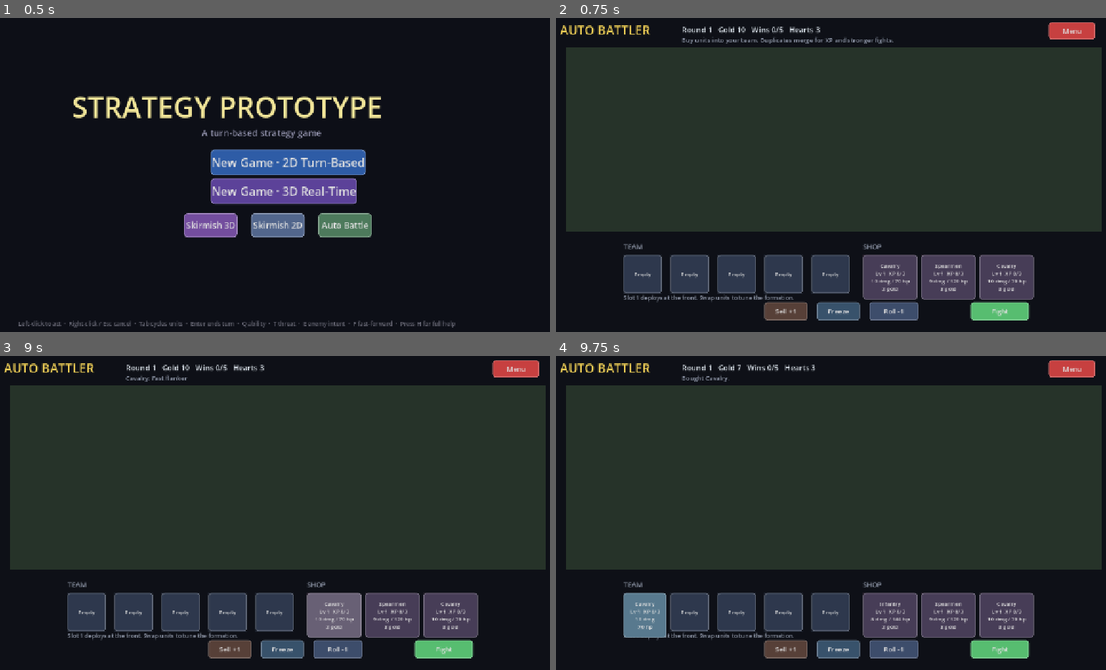
Above: before the commit, frames 1-4 (two rows, left to right).
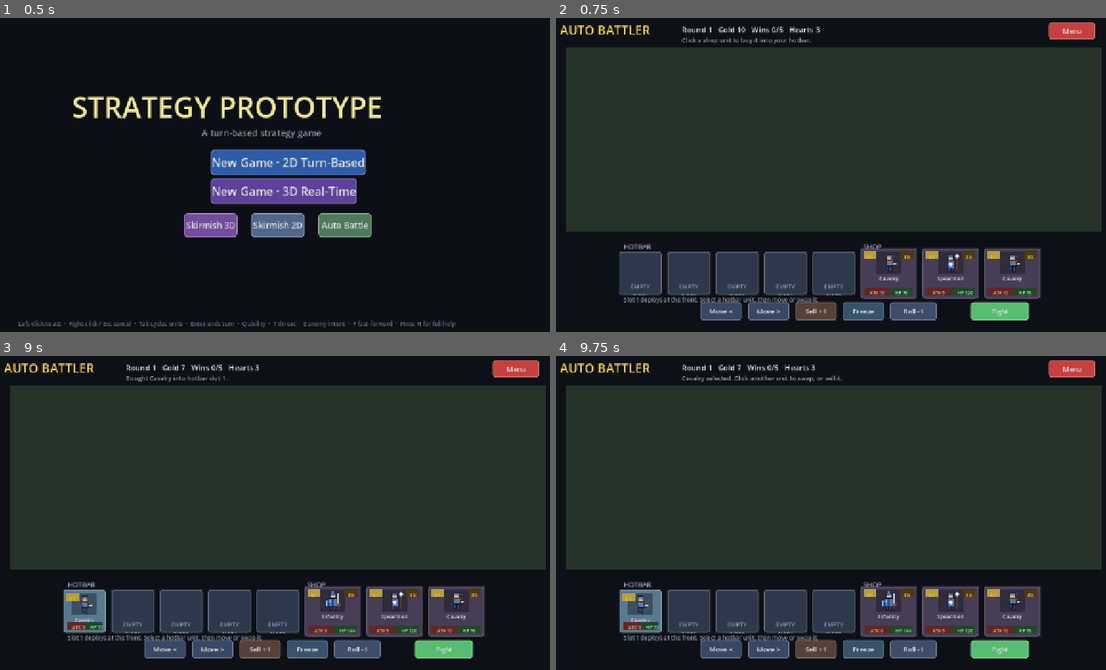
Above: after the commit, the same moments.

Repository: kabuumu/strategy-prototype
Game: Godot game, scene res://src/title/title.tscn
Two runs of this game, one before a commit and one after it. Both use one fixed random seed, a clock stepped at 60 frames per second and the inputs below.
Inputs (mouse positions are in pixels of both pictures, inside the frame that each line leads up to):
- Up to frame 1 (0.5 s): no input
- Up to frame 2 (0.75 s): click "Auto Battle" at 0.5 s
- Up to frame 3 (9 s): click (88, 613) at 1.25 s, where only the run before the commit has a clickable "Empty"; click (82, 610) at 2 s, where only the run after the commit has a clickable "EMPTY"; click (132, 613) at 2.75 s, where only the run before the commit has a clickable "Empty"; click (132, 610) at 3.5 s, where only the run after the commit has a clickable "EMPTY"; click (181, 613) at 4.25 s, where only the run before the commit has a clickable "Empty"; click (181, 610) at 5 s, where only the run after the commit has a clickable "EMPTY"; click (225, 613) at 5.75 s, where only the run before the commit has a clickable "Empty"; click (231, 610) at 6.5 s, where only the run after the commit has a clickable "EMPTY"; click (275, 613) at 7.25 s, where only the run before the commit has a clickable "Empty"; click (280, 610) at 8 s, where only the run after the commit has a clickable "EMPTY"; click (335, 616) at 8.75 s, where only the run before the commit has a clickable "Cavalry Lv 1 XP 0/3 10 dmg / …"
- Up to frame 4 (9.75 s): click (638, 610) at 9.5 s, where only the run after the commit has a clickable "Cavalry"

Frame 1 is identical in both runs. In frame 2, 7.4% of the frame differs, in the area x 11-89%, y 5-97%; in frame 3, 8.7%, in the area x 11-89%, y 2-97%; in frame 4, 8.0%.

Commit message:
Make auto battler shop cards visual

Diff:
--- a/src/autobattler/autobattler.gd
+++ b/src/autobattler/autobattler.gd
@@ -84,8 +84,9 @@
 var _fight_intro_timer: float = 0.0
 var _rng := RandomNumberGenerator.new()
 var _result_text: String = ""
-var _shop_message: String = "Buy units into your team. Duplicates merge for XP and stronger fights."
+var _shop_message: String = "Click a shop unit to buy it into your hotbar."
 var _fight_label: Label
+var _freeze_mode: bool = false
 
 func _ready() -> void:
 	_rng.randomize()
@@ -125,17 +126,17 @@
 	if phase == Phase.FIGHT and _fight_intro_timer > 0.0:
 		draw_rect(FIELD_RECT, Color(0.02, 0.03, 0.04, 0.22))
 	for i in range(TEAM_SIZE):
-		var x := 170.0 + float(i) * 105.0
+		var slot_rect := Rect2(_slot_pos(i), _slot_size())
 		var slot_color := Color(0.10, 0.12, 0.16)
 		if selected_slot == i:
 			slot_color = Color(0.26, 0.36, 0.30)
-		draw_rect(Rect2(x, 535.0, 86.0, 86.0), slot_color, false, 2.0)
+		draw_rect(slot_rect, slot_color, false, 2.0)
 	for i in range(SHOP_SIZE):
-		var x := 705.0 + float(i) * 130.0
+		var shop_rect := Rect2(_shop_pos(i), _shop_size())
 		var shop_color := Color(0.14, 0.12, 0.16)
 		if selected_shop == i:
 			shop_color = Color(0.26, 0.22, 0.34)
-		draw_rect(Rect2(x, 535.0, 112.0, 86.0), shop_color, false, 2.0)
+		draw_rect(shop_rect, shop_color, false, 2.0)
 
 func _rebuild_ui() -> void:
 	for n: Node in _ui_nodes:
@@ -149,17 +150,19 @@
 
 	if phase == Phase.SHOP:
 		_add_label(_shop_message, 14, UITheme.TEXT_MUTED, Vector2(300.0, 46.0), Vector2(650.0, 22.0))
-		_add_label("TEAM", 15, UITheme.TEXT_MUTED, Vector2(170.0, 505.0), Vector2(260.0, 22.0))
+		_add_label("HOTBAR", 15, UITheme.TEXT_MUTED, Vector2(170.0, 505.0), Vector2(260.0, 22.0))
 		_add_label("SHOP", 15, UITheme.TEXT_MUTED, Vector2(705.0, 505.0), Vector2(260.0, 22.0))
-		_add_label("Slot 1 deploys at the front. Swap units to tune the formation.",
-				13, UITheme.TEXT_MUTED, Vector2(170.0, 622.0), Vector2(450.0, 20.0))
+		_add_label("Slot 1 deploys at the front. Select a hotbar unit, then move or swap it.",
+				13, UITheme.TEXT_MUTED, Vector2(170.0, 626.0), Vector2(450.0, 18.0))
 		for i in range(TEAM_SIZE):
 			_add_slot_button(i)
 		for i in range(SHOP_SIZE):
 			_add_shop_button(i)
-		_add_button("Sell +1", Vector2(485.0, 640.0), Vector2(96.0, 42.0), Color(0.34, 0.25, 0.22), _on_sell)
-		_add_button("Freeze", Vector2(602.0, 640.0), Vector2(96.0, 42.0), Color(0.22, 0.32, 0.42), _on_freeze)
-		_add_button("Roll -1", Vector2(719.0, 640.0), Vector2(110.0, 42.0), Color(0.24, 0.30, 0.42), _on_roll)
+		_add_button("Move <", Vector2(342.0, 640.0), Vector2(92.0, 42.0), Color(0.22, 0.28, 0.40), _on_move_left)
+		_add_button("Move >", Vector2(448.0, 640.0), Vector2(92.0, 42.0), Color(0.22, 0.28, 0.40), _on_move_right)
+		_add_button("Sell +1", Vector2(554.0, 640.0), Vector2(92.0, 42.0), Color(0.34, 0.25, 0.22), _on_sell)
+		_add_button("Freeze", Vector2(660.0, 640.0), Vector2(92.0, 42.0), Color(0.22, 0.32, 0.42), _on_freeze)
+		_add_button("Roll -1", Vector2(766.0, 640.0), Vector2(104.0, 42.0), Color(0.24, 0.30, 0.42), _on_roll)
 		_add_button("Fight", Vector2(946.0, 640.0), Vector2(130.0, 42.0), UITheme.GREEN, _on_fight)
 	elif phase == Phase.FIGHT:
 		var fight_text := "AUTO FIGHT"
@@ -190,18 +193,114 @@
 	_ui_nodes.append(btn)
 	return btn
 
+func _slot_pos(index: int) -> Vector2:
+	return Vector2(160.0 + float(index) * 108.0, 528.0)
+
+func _slot_size() -> Vector2:
+	return Vector2(96.0, 96.0)
+
+func _shop_pos(index: int) -> Vector2:
+	return Vector2(700.0 + float(index) * 138.0, 520.0)
+
+func _shop_size() -> Vector2:
+	return Vector2(126.0, 112.0)
+
+func _decorate_unit_card(card_button: Button, card: Dictionary, is_shop_card: bool, index: int) -> void:
+	card_button.clip_contents = true
+	var size := card_button.size
+	if _is_empty_card(card):
+		_add_card_label(card_button, "EMPTY", Vector2(0.0, 30.0), size, 13, UITheme.TEXT_MUTED, HORIZONTAL_ALIGNMENT_CENTER)
+		_add_card_label(card_button, "SLOT %d" % (index + 1), Vector2(0.0, 52.0), size, 10, UITheme.TEXT_MUTED, HORIZONTAL_ALIGNMENT_CENTER)
+		return
+
+	var unit_id := _card_id(card)
+	var stats := _card_stats(card)
+	_add_unit_portrait(card_button, card, Vector2((size.x - 56.0) * 0.5, 8.0), Vector2(56.0, 48.0))
+	_add_card_label(card_button, _unit_name(unit_id), Vector2(6.0, 56.0), Vector2(size.x - 12.0, 18.0),
+			12, UITheme.TEXT, HORIZONTAL_ALIGNMENT_CENTER)
+	_add_badge(card_button, "L%d" % int(card.get("level", 1)), Vector2(6.0, 7.0),
+			Vector2(30.0, 18.0), UITheme.GOLD.darkened(0.25), UITheme.GOLD)
+	_add_badge(card_button, "ATK %d" % int(stats["damage"]), Vector2(8.0, size.y - 25.0),
+			Vector2(size.x * 0.45, 18.0), Color(0.36, 0.16, 0.16), Color(1.0, 0.66, 0.48))
+	_add_badge(card_button, "HP %d" % int(stats["hp"]), Vector2(size.x * 0.52, size.y - 25.0),
+			Vector2(size.x * 0.40, 18.0), Color(0.14, 0.27, 0.18), Color(0.60, 1.0, 0.68))
+
+	if is_shop_card:
+		_add_badge(card_button, "%dG" % BUY_COST, Vector2(size.x - 38.0, 7.0),
+				Vector2(30.0, 18.0), Color(0.30, 0.22, 0.08), UITheme.GOLD)
+		if bool(card.get("frozen", false)):
+			_add_badge(card_button, "FROZEN", Vector2(8.0, 30.0),
+					Vector2(52.0, 18.0), Color(0.08, 0.22, 0.32), Color(0.62, 0.90, 1.0))
+
+func _add_unit_portrait(parent: Control, card: Dictionary, pos: Vector2, size: Vector2) -> void:
+	var tex := _unit_texture(card, 0)
+	if tex == null:
+		return
+	var portrait_bg := ColorRect.new()
+	portrait_bg.position = pos
+	portrait_bg.size = size
+	portrait_bg.color = Color(0.04, 0.05, 0.07, 0.38)
+	portrait_bg.mouse_filter = Control.MOUSE_FILTER_IGNORE
+	parent.add_child(portrait_bg)
+
+	var image := TextureRect.new()
+	image.texture = tex
+	image.position = pos
+	image.size = size
+	image.stretch_mode = TextureRect.STRETCH_KEEP_ASPECT_CENTERED
+	image.mouse_filter = Control.MOUSE_FILTER_IGNORE
+	parent.add_child(image)
+
+func _add_badge(parent: Control, text: String, pos: Vector2, size: Vector2, bg_color: Color, text_color: Color) -> void:
+	var bg := ColorRect.new()
+	bg.position = pos
+	bg.size = size
+	bg.color = bg_color
+	bg.mouse_filter = Control.MOUSE_FILTER_IGNORE
+	parent.add_child(bg)
+	_add_card_label(parent, text, pos + Vector2(2.0, 2.0), size - Vector2(4.0, 2.0), 10, text_color, HORIZONTAL_ALIGNMENT_CENTER)
+
+func _add_card_label(
+		parent: Control,
+		text: String,
+		pos: Vector2,
+		size: Vector2,
+		font_size: int,
+		color: Color,
+		align: HorizontalAlignment
+) -> Label:
+	var label := Label.new()
+	label.text = text
+	label.position = pos
+	label.size = size
+	label.add_theme_font_size_override("font_size", font_size)
+	label.modulate = color
+	label.horizontal_alignment = align
+	label.vertical_alignment = VERTICAL_ALIGNMENT_CENTER
+	label.autowrap_mode = TextServer.AUTOWRAP_WORD_SMART
+	label.mouse_filter = Control.MOUSE_FILTER_IGNORE
+	parent.add_child(label)
+	return label
+
+func _unit_texture(card: Dictionary, team_id: int) -> Texture2D:
+	if _is_empty_card(card):
+		return null
+	var unit_id := _card_id(card)
+	var stats: Dictionary = UNIT_TYPES[unit_id]
+	var sprite_key := String(stats.get("sprite_key", unit_id))
+	var team_name := "player" if team_id == 0 else "enemy"
+	return load("res://assets/units/%s_%s.png" % [sprite_key, team_name])
+
 func _add_slot_button(index: int) -> void:
-	var text := "Empty"
 	var color := Color(0.18, 0.22, 0.30)
 	var card: Dictionary = team[index]
 	if not _is_empty_card(card):
-		text = _card_button_text(card, false)
 		color = Color(0.20, 0.36, 0.46)
 	if selected_slot == index:
 		color = color.lightened(0.18)
-	var btn := _add_button(text, Vector2(170.0 + float(index) * 105.0, 535.0),
-			Vector2(86.0, 86.0), color, Callable(self, "_on_slot").bind(index), 12)
-	btn.autowrap_mode = TextServer.AUTOWRAP_WORD_SMART
+	var btn := _add_button("", _slot_pos(index), _slot_size(),
+			color, Callable(self, "_on_slot").bind(index), 12)
+	_decorate_unit_card(btn, card, false, index)
 
 func _add_shop_button(index: int) -> void:
 	var card: Dictionary = shop[index]
@@ -210,49 +309,27 @@
 		color = Color(0.22, 0.34, 0.42)
 	if selected_shop == index:
 		color = color.lightened(0.18)
-	var label := "%s\n%d gold" % [_card_button_text(card, true), BUY_COST]
-	if bool(card.get("frozen", false)):
-		label += "\nFrozen"
-	var btn := _add_button(label,
-			Vector2(705.0 + float(index) * 130.0, 535.0), Vector2(112.0, 86.0),
+	var btn := _add_button("", _shop_pos(index), _shop_size(),
 			color, Callable(self, "_on_shop").bind(index), 12)
-	btn.autowrap_mode = TextServer.AUTOWRAP_WORD_SMART
+	_decorate_unit_card(btn, card, true, index)
 
 func _on_shop(index: int) -> void:
-	selected_shop = -1 if selected_shop == index else index
-	selected_slot = -1
-	if selected_shop >= 0:
-		var card: Dictionary = shop[selected_shop]
-		_shop_message = "%s: %s" % [_unit_name(_card_id(card)), String(UNIT_TYPES[_card_id(card)].get("role", ""))]
+	if _freeze_mode:
+		selected_shop = index
+		_toggle_freeze(index)
+		_freeze_mode = false
+		_rebuild_ui()
+		return
+	var target_slot := _find_buy_slot(index)
+	if target_slot < 0:
+		_shop_message = "No hotbar room. Sell a unit, or click a duplicate to merge."
+	else:
+		_try_buy_shop_to_slot(index, target_slot)
 	_rebuild_ui()
 
 func _on_slot(index: int) -> void:
 	var slot_card: Dictionary = team[index]
-	if selected_shop >= 0:
-		if gold < BUY_COST:
-			_shop_message = "Not enough gold."
-			_rebuild_ui()
-			return
-		var shop_card: Dictionary = shop[selected_shop]
-		if _is_empty_card(slot_card):
-			team[index] = _copy_card(shop_card)
-			gold -= BUY_COST
-			_after_shop_card_bought(selected_shop)
-			selected_slot = index
-			_shop_message = "Bought %s." % _unit_name(_card_id(shop_card))
-		elif _card_id(slot_card) == _card_id(shop_card) and int(slot_card.get("level", 1)) < MAX_LEVEL:
-			gold -= BUY_COST
-			var leveled := _add_xp_to_slot(index, 1)
-			_after_shop_card_bought(selected_shop)
-			selected_slot = index
-			_shop_message = "%s merged%s." % [
-				_unit_name(_card_id(slot_card)),
-				" and leveled up" if leveled else ""
-			]
-		else:
-			_shop_message = "Pick an empty slot, or merge into the same unit."
-		selected_shop = -1
-	elif not _is_empty_card(slot_card):
+	if not _is_empty_card(slot_card):
 		if selected_slot >= 0 and selected_slot != index and not _is_empty_card(team[selected_slot]):
 			var tmp: Dictionary = team[selected_slot]
 			team[selected_slot] = team[index]
@@ -270,7 +347,7 @@
 
 func _on_sell() -> void:
 	if selected_slot < 0 or selected_slot >= TEAM_SIZE or _is_empty_card(team[selected_slot]):
-		_shop_message = "Select a team unit to sell."
+		_shop_message = "Select a hotbar unit to sell."
 		_rebuild_ui()
 		return
 	var refund := SELL_REFUND + int(team[selected_slot].get("level", 1)) - 1
@@ -281,15 +358,44 @@
 	_rebuild_ui()
 
 func _on_freeze() -> void:
-	if selected_shop < 0 or selected_shop >= shop.size():
-		_shop_message = "Select a shop unit to freeze."
+	if selected_shop >= 0 and selected_shop < shop.size():
+		_toggle_freeze(selected_shop)
 		_rebuild_ui()
 		return
-	shop[selected_shop]["frozen"] = not bool(shop[selected_shop].get("frozen", false))
+	_freeze_mode = true
+	_shop_message = "Freeze mode: click a shop unit to freeze or unfreeze it."
+	_rebuild_ui()
+
+func _toggle_freeze(index: int) -> void:
+	if index < 0 or index >= shop.size():
+		return
+	shop[index]["frozen"] = not bool(shop[index].get("frozen", false))
 	_shop_message = "%s %s." % [
-		_unit_name(_card_id(shop[selected_shop])),
-		"frozen" if bool(shop[selected_shop].get("frozen", false)) else "unfrozen"
+		_unit_name(_card_id(shop[index])),
+		"frozen" if bool(shop[index].get("frozen", false)) else "unfrozen"
 	]
+
+func _on_move_left() -> void:
+	_move_selected_slot(-1)
+
+func _on_move_right() -> void:
+	_move_selected_slot(1)
+
+func _move_selected_slot(direction: int) -> void:
+	if selected_slot < 0 or selected_slot >= TEAM_SIZE or _is_empty_card(team[selected_slot]):
+		_shop_message = "Select a hotbar unit to reorder."
+		_rebuild_ui()
+		return
+	var target := selected_slot + direction
+	if target < 0 or target >= TEAM_SIZE:
+		_shop_message = "That unit is already at the edge of the hotbar."
+		_rebuild_ui()
+		return
+	var tmp: Dictionary = team[target]
+	team[target] = team[selected_slot]
+	team[selected_slot] = tmp
+	selected_slot = target
+	_shop_message = "Hotbar order changed."
 	_rebuild_ui()
 
 func _on_roll() -> void:
@@ -300,6 +406,7 @@
 	gold -= ROLL_COST
 	_roll_shop(false)
 	selected_shop = -1
+	_freeze_mode = false
 	_shop_message = "Shop rolled. Frozen units stayed."
 	_rebuild_ui()
 
@@ -337,6 +444,55 @@
 			shop.append(previous[i])
 		else:
 			shop.append(_make_shop_card(_random_unit_id()))
+
+func _try_buy_shop_to_slot(shop_index: int, slot_index: int) -> bool:
+	if shop_index < 0 or shop_index >= shop.size() or slot_index < 0 or slot_index >= TEAM_SIZE:
+		return false
+	if gold < BUY_COST:
+		_shop_message = "Not enough gold."
+		return false
+	var shop_card: Dictionary = shop[shop_index]
+	var slot_card: Dictionary = team[slot_index]
+	if _is_empty_card(slot_card):
+		team[slot_index] = _copy_card(shop_card)
+		gold -= BUY_COST
+		_after_shop_card_bought(shop_index)
+		selected_shop = -1
+		selected_slot = slot_index
+		_shop_message = "Bought %s into hotbar slot %d." % [_unit_name(_card_id(shop_card)), slot_index + 1]
+		return true
+	if _card_id(slot_card) == _card_id(shop_card) and int(slot_card.get("level", 1)) < MAX_LEVEL:
+		gold -= BUY_COST
+		var leveled := _add_xp_to_slot(slot_index, 1)
+		_after_shop_card_bought(shop_index)
+		selected_shop = -1
+		selected_slot = slot_index
+		_shop_message = "%s merged%s." % [
+			_unit_name(_card_id(slot_card)),
+			" and leveled up" if leveled else ""
+		]
+		return true
+	_shop_message = "That slot is occupied. Pick an empty slot, or merge into the same unit."
+	return false
+
+func _find_buy_slot(shop_index: int) -> int:
+	if shop_index < 0 or shop_index >= shop.size():
+		return -1
+	var shop_id := _card_id(shop[shop_index])
+	if selected_slot >= 0 and selected_slot < TEAM_SIZE:
+		var selected_card: Dictionary = team[selected_slot]
+		if _is_empty_card(selected_card):
+			return selected_slot
+		if _card_id(selected_card) == shop_id and int(selected_card.get("level", 1)) < MAX_LEVEL:
+			return selected_slot
+	for i in range(TEAM_SIZE):
+		var card: Dictionary = team[i]
+		if not _is_empty_card(card) and _card_id(card) == shop_id and int(card.get("level", 1)) < MAX_LEVEL:
+			return i
+	for i in range(TEAM_SIZE):
+		if _is_empty_card(team[i]):
+			return i
+	return -1
 
 func _has_team() -> bool:
 	for card: Dictionary in team:
